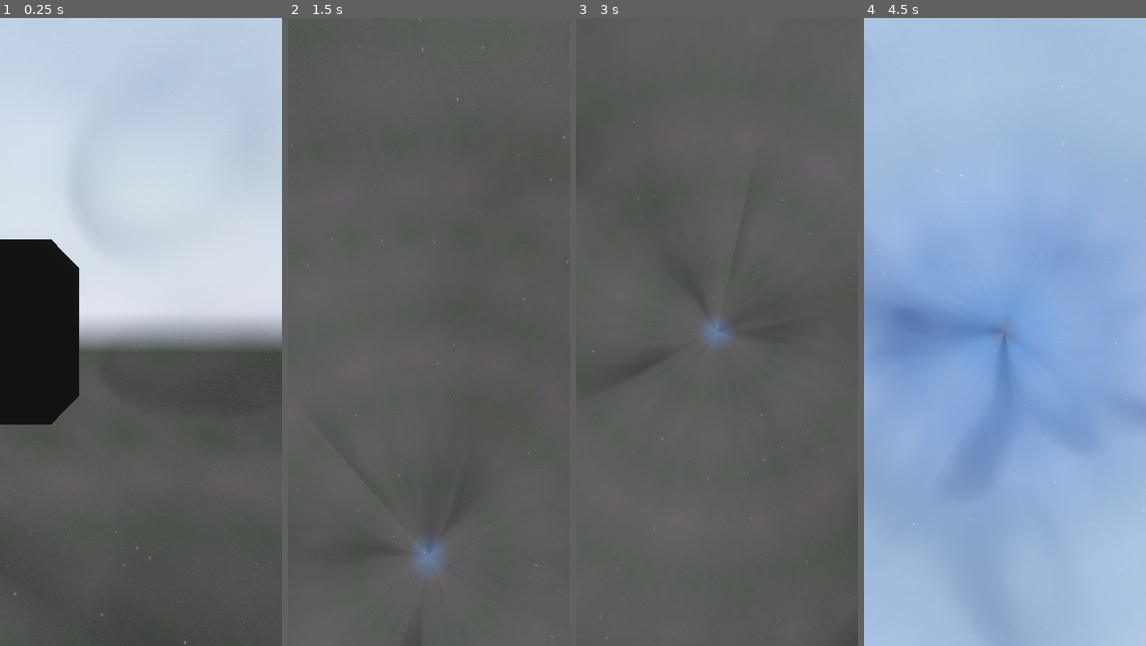
Above: before the commit, frames 1-4 (left to right).
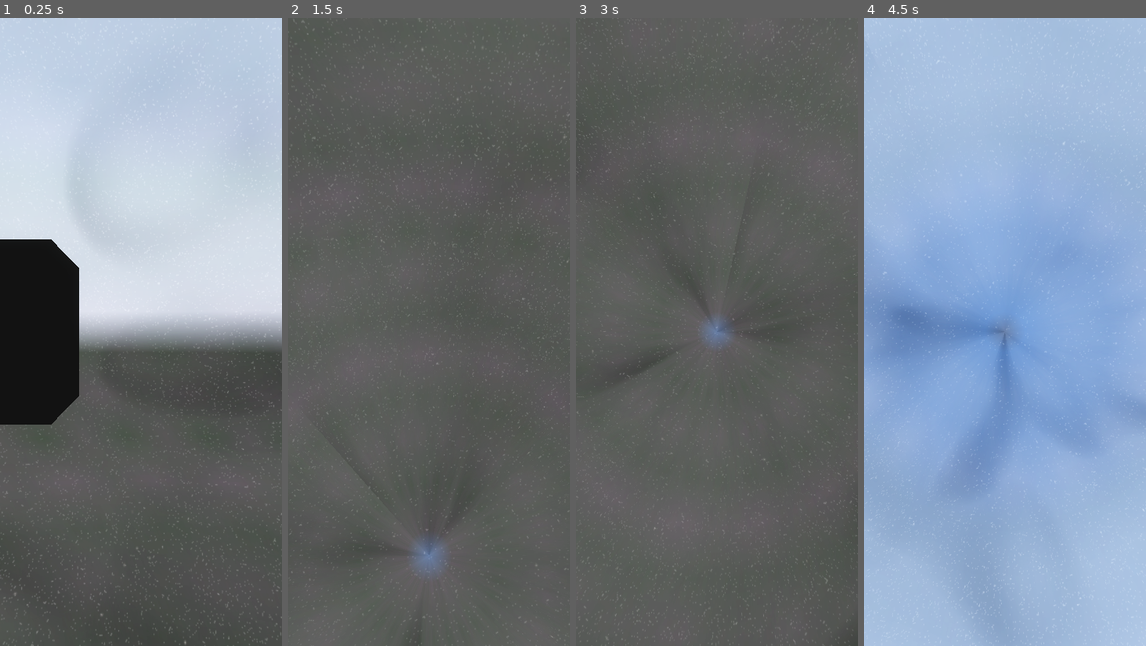
Above: after the commit, the same moments.

Repository: Capstone-Mystery-Machine/spotnik
Game: Godot game, scene res://scenes/worldspawn.tscn
Two runs of this game, one before a commit and one after it. Both use one fixed random seed, a clock stepped at 60 frames per second and the inputs below. A sky picture missing from this copy of the repository is replaced by a grey-blue gradient.
Inputs (mouse positions are in pixels of both pictures, inside the frame that each line leads up to):
- Up to frame 1 (0.25 s): no input
- Up to frame 2 (1.5 s): tap Enter at 0.5 s; move the mouse to (491, 300) at 0.52 s; press the mouse at (491, 300) at 0.53 s; tap Space at 1.25 s; move the mouse to (414, 332) at 1.27 s; release the mouse at (414, 332) at 1.28 s; tap I at 1.35 s
- Up to frame 3 (3 s): tap Enter at 2 s; move the mouse to (745, 193) at 2.02 s; press the mouse at (745, 193) at 2.03 s; tap Space at 2.75 s; move the mouse to (714, 344) at 2.77 s; release the mouse at (714, 344) at 2.78 s; tap I at 2.85 s
- Up to frame 4 (4.5 s): tap Enter at 3.5 s; move the mouse to (1089, 426) at 3.52 s; press the mouse at (1089, 426) at 3.53 s; tap Space at 4.25 s; move the mouse to (982, 325) at 4.27 s; release the mouse at (982, 325) at 4.28 s; tap I at 4.35 s

The runs differ from the first frame. In frame 1, 0.5% of the frame differs, in the area x 0-100%, y 0-100%; in frame 2, 0.5%; in frame 3, 0.5%; in frame 4, 0.3%.

Commit message:
feat: finalized field stars noise texture (I think)

Diff:
--- a/resources/skybox_settings.gd
+++ b/resources/skybox_settings.gd
@@ -74,7 +74,7 @@
 			property_changed.emit(&"rotation_speed")
 
 ## Represents the rotation speed multiplier for the far field stars.
-@export_range(-2.0, 2.0, 0.00001) var stars_field_far_speed_multiplier: float = 1.0:
+@export_range(-2.0, 2.0, 0.00001) var stars_field_far_speed_multiplier: float = 1.0125:
 	set(value):
 		if stars_field_far_speed_multiplier != value:
 			stars_field_far_speed_multiplier = value
@@ -82,7 +82,7 @@
 			property_changed.emit(&"stars_field_far_speed_multiplier")
 
 ## Represents the rotation speed multiplier for the near field stars.
-@export_range(-2.0, 2.0, 0.00001) var stars_field_near_speed_multiplier: float = 1.0:
+@export_range(-2.0, 2.0, 0.00001) var stars_field_near_speed_multiplier: float = 1.025:
 	set(value):
 		if stars_field_near_speed_multiplier != value:
 			stars_field_near_speed_multiplier = value
@@ -191,7 +191,7 @@
 @export var stars_point_near_material: SkyboxLayerMaterial = SkyboxLayerMaterial.new(
 	Color(0, 0, 0, 0.9),
 	Color(0, 0, 0, 1.0),
-	0.6,
+	0.5,
 ):
 	set(value):
 		if stars_point_near_material != value:
@@ -203,7 +203,7 @@
 @export var stars_point_mid_material: SkyboxLayerMaterial = SkyboxLayerMaterial.new(
 	Color(0, 0, 0, 0.75),
 	Color(0, 0, 0, 1.0),
-	0.45,
+	0.7,
 ):
 	set(value):
 		if stars_point_mid_material != value:
--- a/scenes/skybox.tscn
+++ b/scenes/skybox.tscn
@@ -1,9 +1,8 @@
-[gd_scene load_steps=24 format=3 uid="uid://vugrltu8ff0i"]
+[gd_scene load_steps=26 format=3 uid="uid://vugrltu8ff0i"]
 
 [ext_resource type="Script" uid="uid://dwe7gnr6j5yrh" path="res://scenes/skybox.gd" id="1_wkasw"]
 [ext_resource type="Shader" uid="uid://cr6fcjle7lg53" path="res://shaders/point_star.gdshader" id="2_wkasw"]
 [ext_resource type="Shader" uid="uid://b3485rvpg1yev" path="res://shaders/nebulae.gdshader" id="3_8u7e8"]
-[ext_resource type="Texture2D" uid="uid://c47uk04kxrdwu" path="res://textures/skybox_field_stars_a.tres" id="4_vk4a3"]
 
 [sub_resource type="Environment" id="Environment_tpkrh"]
 tonemap_mode = 3
@@ -30,6 +29,25 @@
 material = SubResource("StandardMaterial3D_bbgff")
 flip_faces = true
 
+[sub_resource type="Gradient" id="Gradient_p073a"]
+interpolation_mode = 1
+offsets = PackedFloat32Array(0, 0.5375375)
+colors = PackedColorArray(1, 1, 1, 1, 0, 0, 0, 0)
+
+[sub_resource type="FastNoiseLite" id="FastNoiseLite_lidsi"]
+noise_type = 2
+seed = 9
+frequency = 0.4307
+fractal_type = 0
+domain_warp_fractal_type = 2
+
+[sub_resource type="NoiseTexture2D" id="NoiseTexture2D_bgfys"]
+width = 2048
+height = 1024
+noise = SubResource("FastNoiseLite_lidsi")
+color_ramp = SubResource("Gradient_p073a")
+seamless = true
+
 [sub_resource type="StandardMaterial3D" id="StandardMaterial3D_kxhb4"]
 resource_local_to_scene = true
 render_priority = -98
@@ -41,7 +59,7 @@
 disable_fog = true
 disable_specular_occlusion = true
 albedo_color = Color(0.5, 0.5, 0.5, 0.45)
-albedo_texture = ExtResource("4_vk4a3")
+albedo_texture = SubResource("NoiseTexture2D_bgfys")
 disable_receive_shadows = true
 
 [sub_resource type="SphereMesh" id="SphereMesh_peegs"]
--- a/skyboxes/skybox_a.tres
+++ b/skyboxes/skybox_a.tres
@@ -66,7 +66,7 @@
 script = ExtResource("1_dsmt4")
 albedo_color = Color(1, 1, 1, 0.45)
 emission_color = Color(1, 1, 1, 1)
-emission_energy = 0.5
+emission_energy = 0.7
 
 [sub_resource type="Resource" id="Resource_o8ugm"]
 script = ExtResource("1_dsmt4")
--- a/textures/skybox_field_stars_a.tres
+++ b/textures/skybox_field_stars_a.tres
@@ -1,22 +1,23 @@
-[gd_resource type="NoiseTexture2D" load_steps=3 format=3 uid="uid://c47uk04kxrdwu"]
+[gd_resource type="NoiseTexture2D" load_steps=3 format=3 uid="uid://cmd4xekfolfe8"]
 
 [sub_resource type="Gradient" id="Gradient_p073a"]
-interpolation_mode = 2
-offsets = PackedFloat32Array(0, 0.075)
+interpolation_mode = 1
+offsets = PackedFloat32Array(0, 0.015)
 colors = PackedColorArray(1, 1, 1, 1, 0, 0, 0, 0)
 
-[sub_resource type="FastNoiseLite" id="FastNoiseLite_lidsi"]
+[sub_resource type="FastNoiseLite" id="FastNoiseLite_7dxpu"]
 noise_type = 2
-seed = 9
-frequency = 0.9999
+seed = 7
+frequency = 1.0
 fractal_type = 0
-cellular_return_type = 0
+cellular_distance_function = 3
+cellular_return_type = 5
 domain_warp_enabled = true
-domain_warp_fractal_type = 2
+domain_warp_type = 2
+domain_warp_amplitude = 200.0
 
 [resource]
-width = 4096
-height = 2048
-noise = SubResource("FastNoiseLite_lidsi")
+width = 2048
+height = 1024
+noise = SubResource("FastNoiseLite_7dxpu")
 color_ramp = SubResource("Gradient_p073a")
-in_3d_space = true
Not shown: 1 places in skyboxes/skybox_a.tres that only renumber resources
